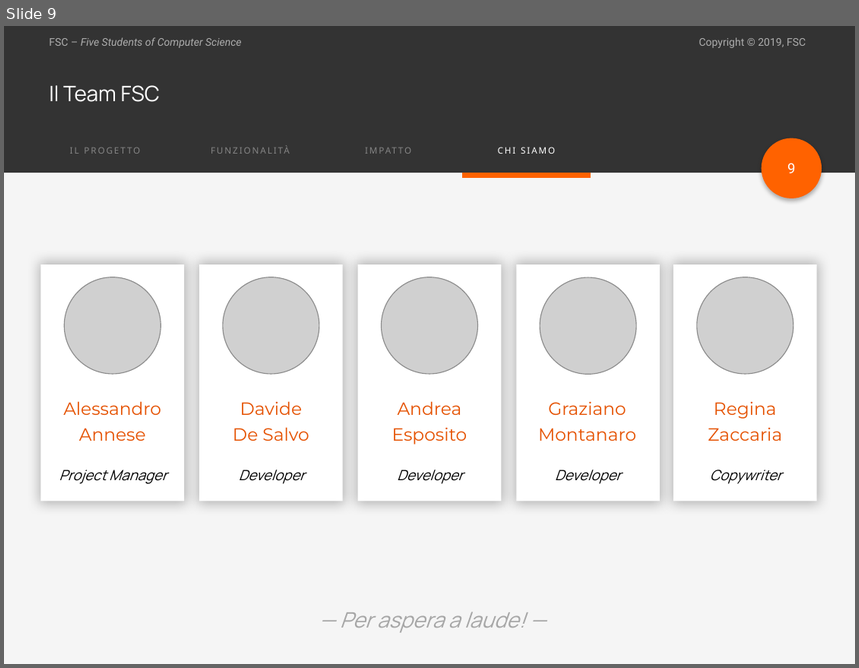
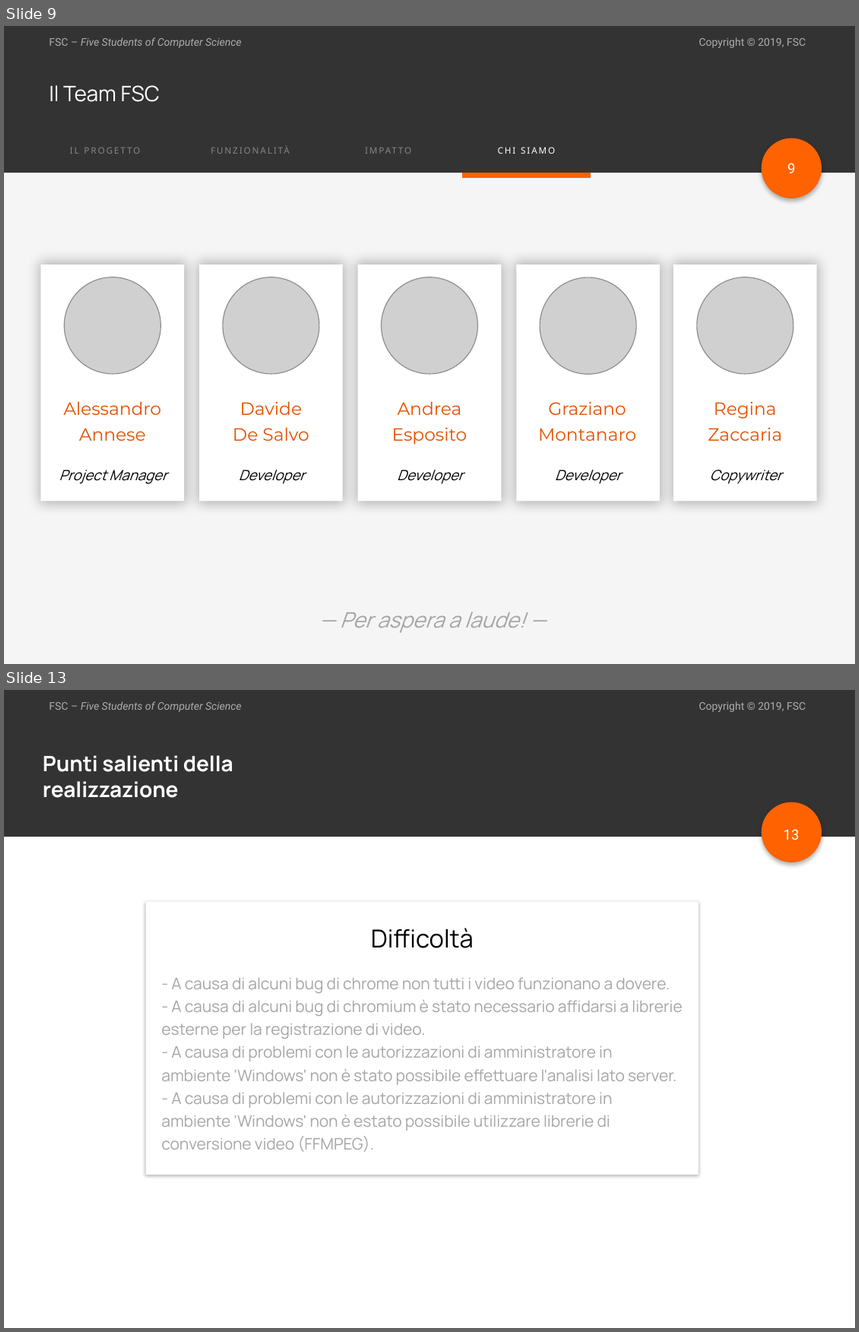
Before and after one commit to F-S-C/Emotionally, a slide deck: presentazione/PresentazionePPW.pptx. Shown one above the other, each under a label of ours: slide 9 before the commit, slides 9 and 13 after it; the slides between them are not shown. The pictures are 859x668 and 859x1332 pixels, drawn with LibreOffice and Linux fonts; fonts in the diff are those of the drawing; grey boxes stand for pictures. Boxes give left, top, right and bottom in pixels: in the first picture for what was removed or moved away, otherwise in the second. Text is boxed around its words. In the diff, an @@ line names an element or a change of style, - is before the commit and + after.

```diff
--- a/presentazione/PresentazionePPW.pptx
+++ b/presentazione/PresentazionePPW.pptx
@@ slide 13 added at <box>4,690,855,1328</box>, background #FFFFFF; not listed: 5 template elements that a slide beside it also shows @@
@@ text added at <box>43,755,234,798</box>, 18 pt, text #FFFFFF, bold @@
+Punti salienti della realizzazione
@@ page number added at <box>784,829,800,840</box>, 12 pt, text #FFFFFF @@
+13
@@ rectangle added at <box>146,902,699,1175</box>, fill #FFFFFF @@
@@ text added at <box>371,928,474,948</box>, 21 pt, text #000000 @@
+Difficoltà
@@ text added at <box>161,978,682,1152</box>, 13.5 pt, text #A6A6A6 @@
+- A causa di alcuni bug di chrome non tutti i video funzionano a dovere.
+- A causa di alcuni bug di chromium è stato necessario affidarsi a librerie esterne per la registrazione di video.
+- A causa di problemi con le autorizzazioni di amministratore in ambiente 'Windows' non è stato possibile effettuare l'analisi lato server. - A causa di problemi con le autorizzazioni di amministratore in ambiente 'Windows' non è estato possibile utilizzare librerie di conversione video (FFMPEG).
```
Also in this commit, not shown: 1 slide changed, 3 other slides added.
